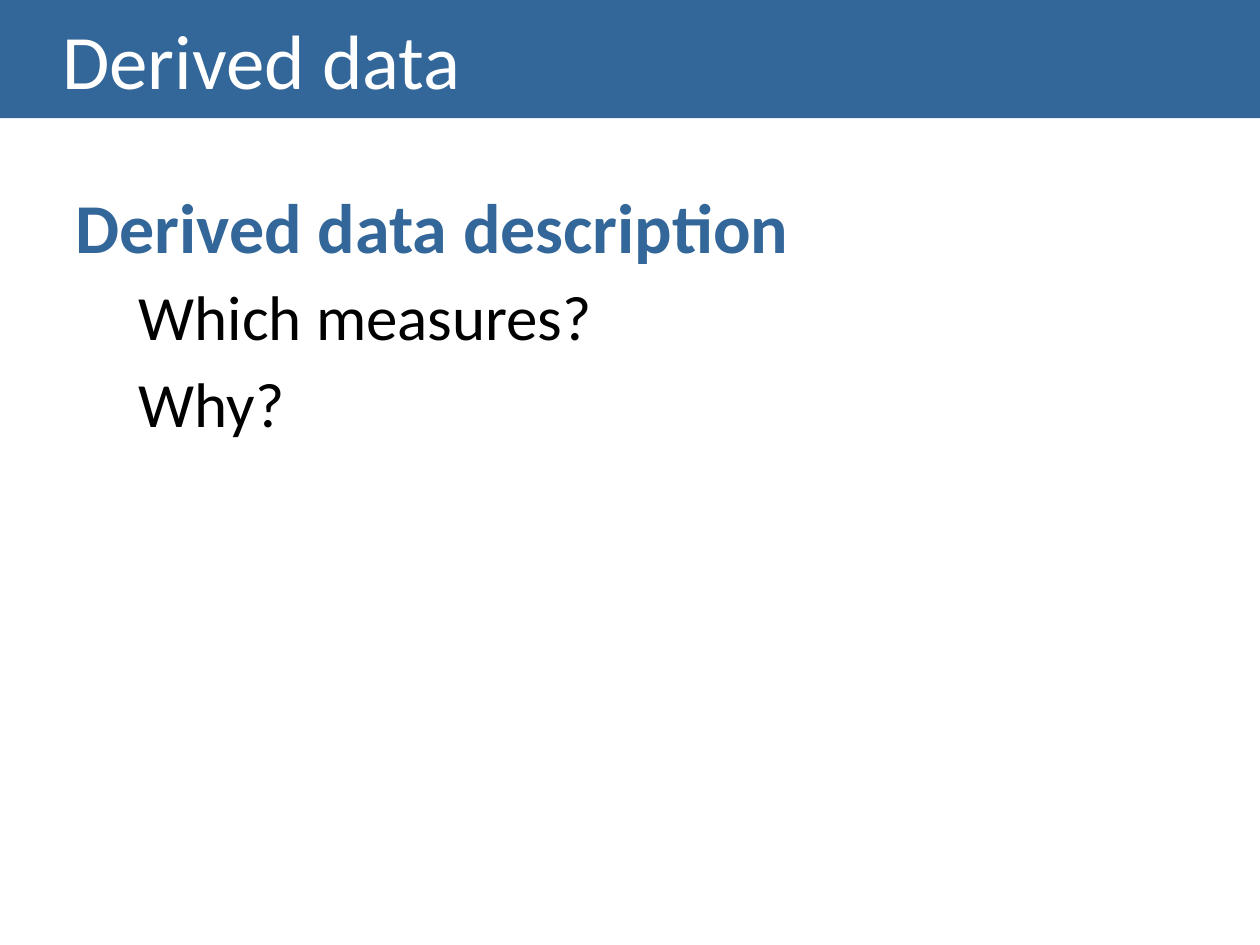
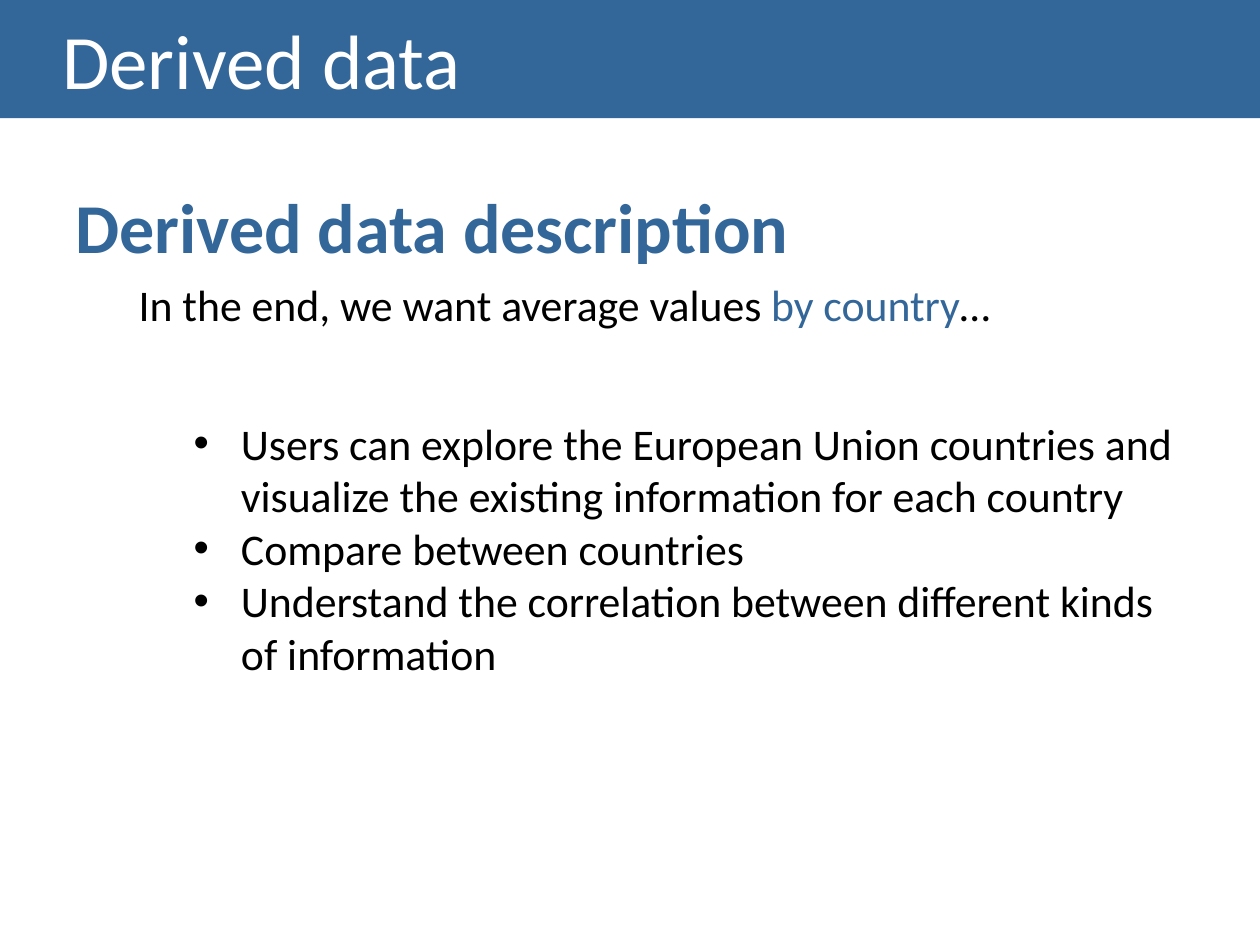
Before and after one commit to MargaridaMorais/information_visualization, a slide deck: slide 8 of CheckpointII/Lab04-PresentationTemplate.pptx (slide 6 before the commit). Drawn at 1260x945 pixels with LibreOffice and Linux fonts; fonts in the diff are those of the drawing. Boxes give left, top, right and bottom in pixels: in the first picture for what was removed or moved away, otherwise in the second. Text is boxed around its words. In the diff, an @@ line names an element or a change of style, - is before the commit and + after.

```diff
--- a/CheckpointII/Lab04-PresentationTemplate.pptx
+++ b/CheckpointII/Lab04-PresentationTemplate.pptx
@@ text at [139,290,1172,671]: text changed; size 36 to 25 pt @@
-  Which measures?
-  Why?
+  In the end, we want average values by country…
+    • Users can explore the European Union countries and visualize the existing information for each country
+    • Compare between countries
+    • Understand the correlation between different kinds of information
```
Also in this commit, not shown: 2 other slides changed, 2 slides added, 1 other file.
